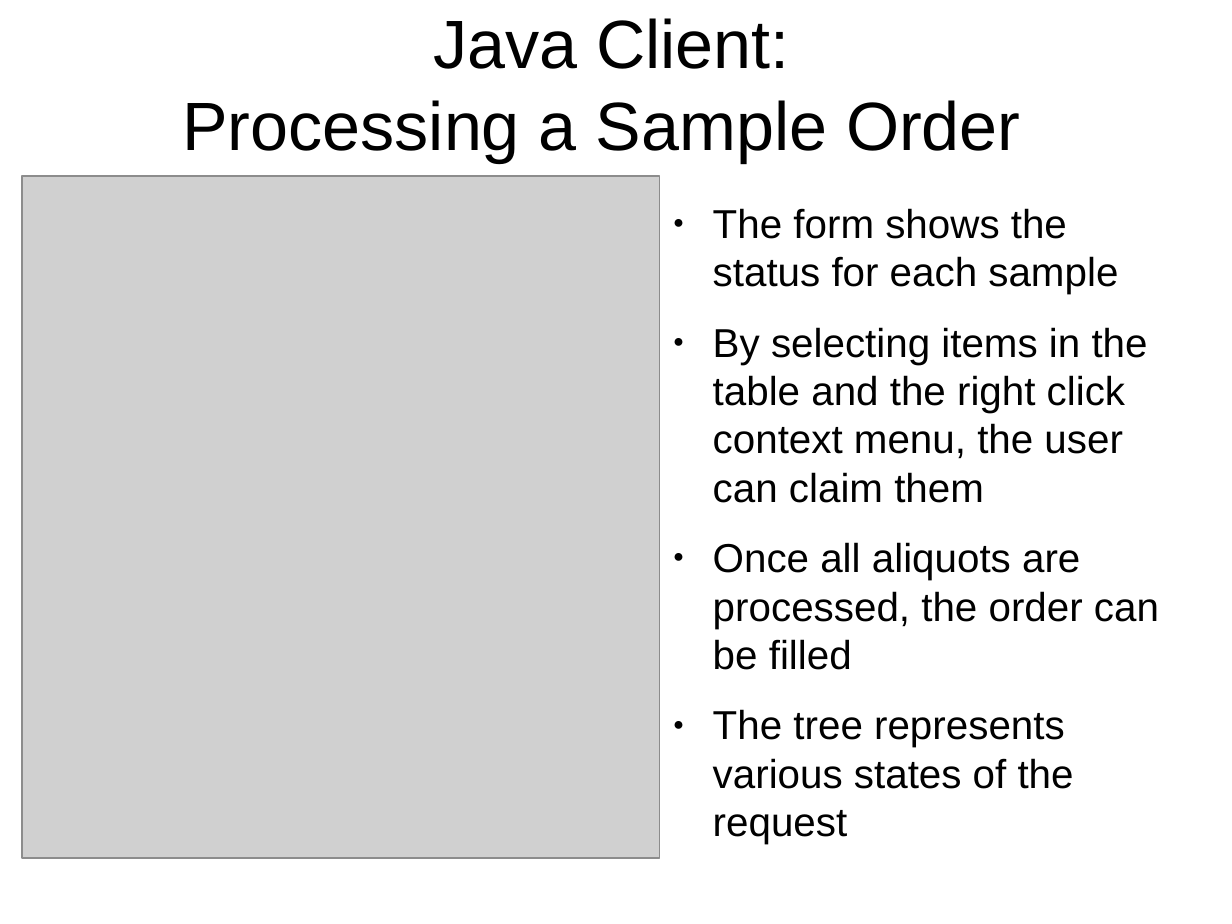
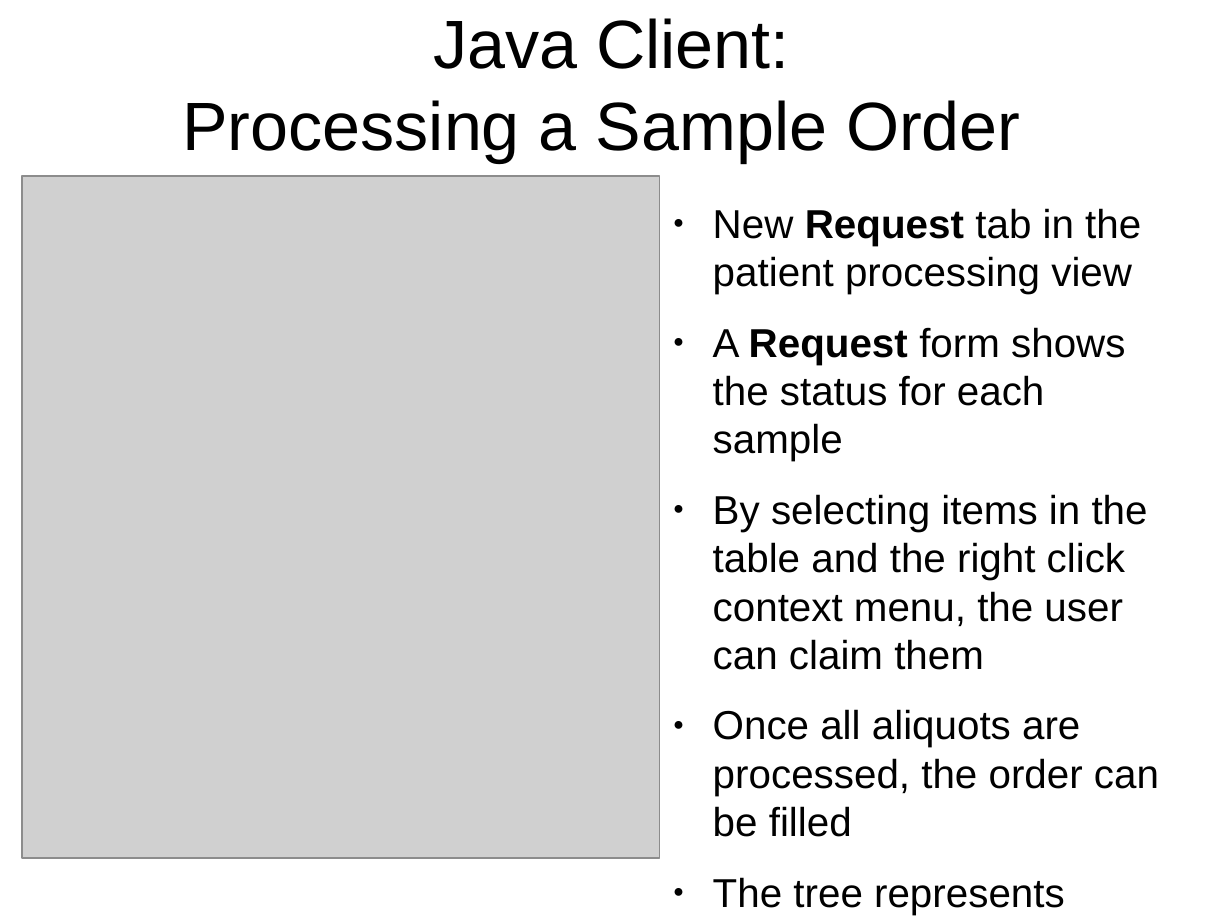
Before and after one commit to CBSR-Biobank/biobank, a slide deck: slide 8 of docs/sampleRequestFlowcharts.odp (slide 7 before the commit). Drawn at 1232x924 pixels with LibreOffice and Linux fonts; fonts in the diff are those of the drawing; grey boxes stand for pictures. Boxes give left, top, right and bottom in pixels: in the first picture for what was removed or moved away, otherwise in the second. Text is boxed around its words. In the diff, an @@ line names an element or a change of style, - is before the commit and + after.

Commit message:
changes to sample request flowcharts document

```diff
--- a/docs/sampleRequestFlowcharts.odp
+++ b/docs/sampleRequestFlowcharts.odp
@@ text at box(713, 208, 1141, 461): text changed @@
-● The form shows the status for each sample
+● New Request tab in the patient processing view
+● A Request form shows the status for each sample
```
Also in this commit, not shown: 6 other slides changed, 1 slide added.
